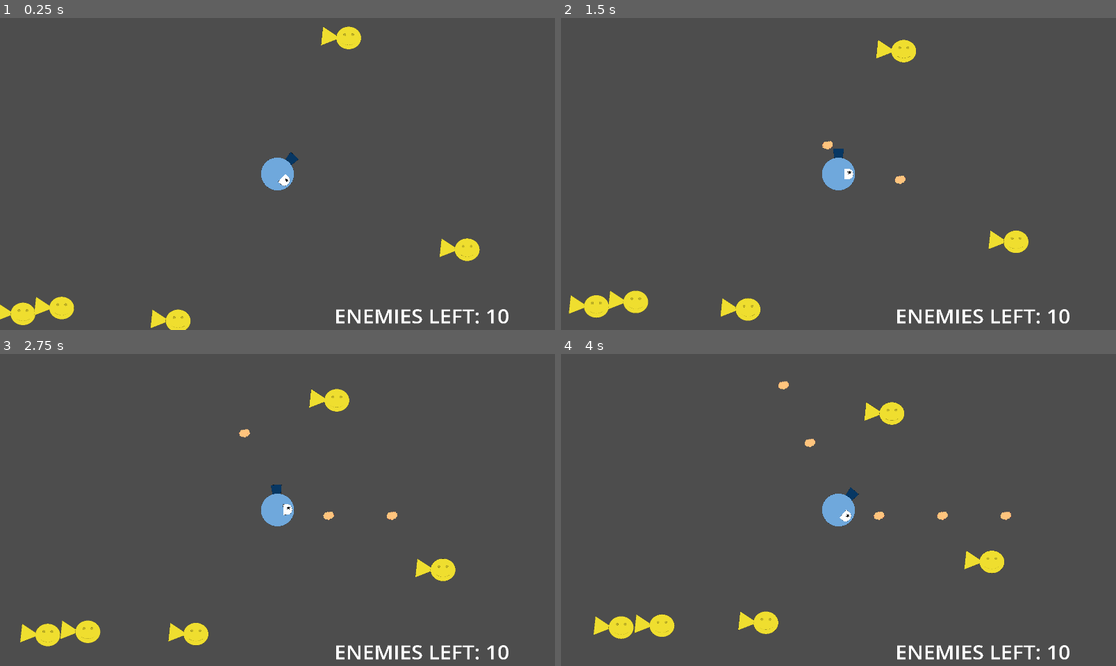
Above: before the commit, frames 1-4 (two rows, left to right).
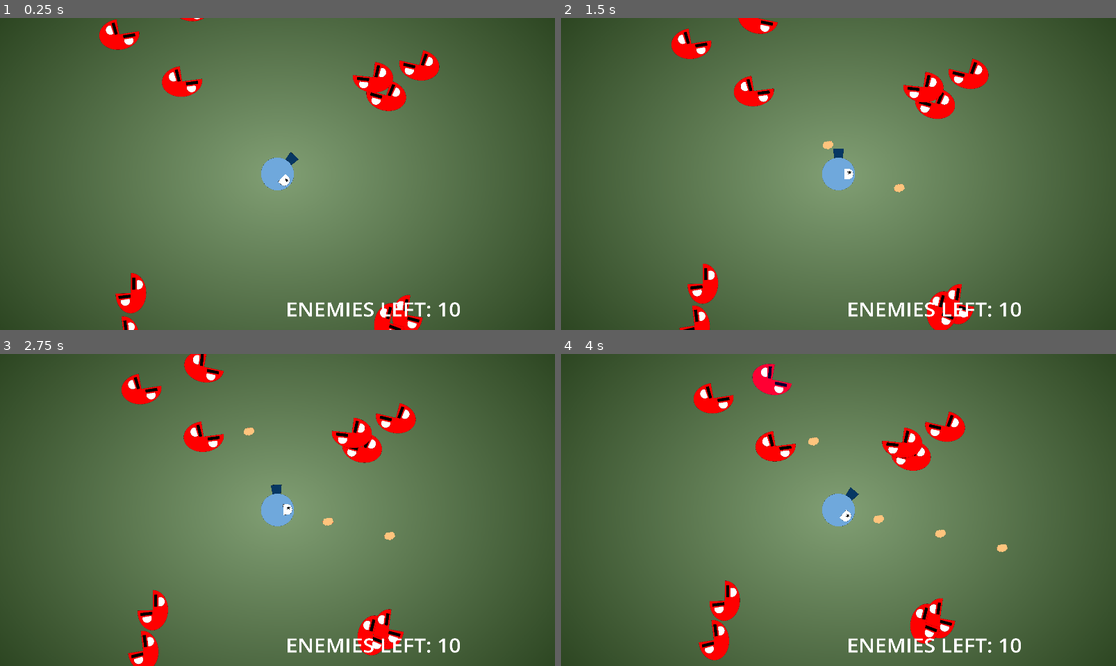
Above: after the commit, the same moments.

Repository: aeriab/Astroid-rage
Game: Godot game, scene res://scenes/game.tscn
The game is run twice, just before and just after one commit, with the same random seed, the same clock (stepped at 60 frames per second) and the same inputs.
Inputs:
- Up to frame 1 (0.25 s): no input
- Up to frame 2 (1.5 s): tap Enter (ui_accept) at 0.5, 0.77 s; hold Right (ui_right) from 0.53 s (still down); tap Space (switch) at 0.6, 1.35 s
- Up to frame 3 (2.75 s): tap Enter (ui_accept) at 1.52 s; release Right (ui_right) at 2.03 s; hold Left (ui_left) from 2.03 s (still down); tap Space (switch) at 2.1 s
- Up to frame 4 (4 s): release Left (ui_left) at 2.78 s; hold Right (ui_right) from 2.78 s (still down); tap Space (switch) at 2.85, 3.6 s; tap Enter (ui_accept) at 3.02, 3.77 s

The runs differ from the first frame. In frame 1, 82% of the frame differs, in the area x 0-100%, y 0-100%; in frame 2, 82%; in frame 3, 82%; in frame 4, 82%.

Commit message:
Splatcho Begginning
Splatcho

Diff:
--- a/project.godot
+++ b/project.godot
@@ -10,7 +10,7 @@
 
 [application]
 
-config/name="Astroid-rage"
+config/name="Splatcho"
 run/main_scene="res://scenes/game.tscn"
 config/features=PackedStringArray("4.2", "Forward Plus")
 config/icon="res://icon.svg"
--- /dev/null
+++ b/scenes/LevelCircle.tscn
@@ -0,0 +1,26 @@
+[gd_scene load_steps=4 format=3 uid="uid://bu5k7npfyyfio"]
+
+[ext_resource type="Shader" path="res://shaders/LevelCircle.gdshader" id="1_mjmj6"]
+[ext_resource type="Texture2D" uid="uid://divobbi45oy3d" path="res://assets/Level Circle Splatcho.png" id="2_lsjyv"]
+
+[sub_resource type="ShaderMaterial" id="ShaderMaterial_e5ws7"]
+shader = ExtResource("1_mjmj6")
+
+[node name="Level Circle" type="Node2D"]
+
+[node name="Control" type="Control" parent="."]
+layout_direction = 2
+layout_mode = 3
+anchors_preset = 3
+anchor_left = 1.0
+anchor_top = 1.0
+anchor_right = 1.0
+anchor_bottom = 1.0
+offset_left = -442.0
+offset_top = -44.0
+grow_horizontal = 0
+grow_vertical = 0
+
+[node name="LevelCircleSplatcho" type="Sprite2D" parent="."]
+material = SubResource("ShaderMaterial_e5ws7")
+texture = ExtResource("2_lsjyv")
--- a/scenes/game.tscn
+++ b/scenes/game.tscn
@@ -1,62 +1,63 @@
-[gd_scene load_steps=20 format=3 uid="uid://b3yppwif0chd5"]
+[gd_scene load_steps=21 format=3 uid="uid://b3yppwif0chd5"]
 
 [ext_resource type="Script" path="res://scripts/Obstacle.gd" id="1_vlman"]
 [ext_resource type="Texture2D" uid="uid://c7fsqhg7x7u5q" path="res://assets/Tank Bird.png" id="2_ujku6"]
 [ext_resource type="Script" path="res://scripts/BulletHandler.gd" id="3_ojs0q"]
-[ext_resource type="PackedScene" uid="uid://bxm3i502jvnv2" path="res://scenes/goldyArea.tscn" id="4_pt163"]
-[ext_resource type="Shader" path="res://shaders/goldy.gdshader" id="5_ukyet"]
+[ext_resource type="PackedScene" uid="uid://bxm3i502jvnv2" path="res://scenes/redEnemy.tscn" id="4_pt163"]
+[ext_resource type="Shader" path="res://shaders/redEnemy.gdshader" id="5_ukyet"]
 [ext_resource type="Script" path="res://scripts/EnemyLabel.gd" id="5_wxsqs"]
+[ext_resource type="Texture2D" uid="uid://3dftx2hvi7bg" path="res://assets/Splatcho Stage 1 Background (3).png" id="7_phdcr"]
 
 [sub_resource type="CanvasItemMaterial" id="CanvasItemMaterial_4kbpy"]
 
 [sub_resource type="CircleShape2D" id="CircleShape2D_rycil"]
 
-[sub_resource type="ShaderMaterial" id="ShaderMaterial_8nmsx"]
+[sub_resource type="ShaderMaterial" id="ShaderMaterial_1yvqp"]
 resource_local_to_scene = true
 shader = ExtResource("5_ukyet")
 shader_parameter/damage_value = 0.0
 
-[sub_resource type="ShaderMaterial" id="ShaderMaterial_gv0qx"]
+[sub_resource type="ShaderMaterial" id="ShaderMaterial_0mmyt"]
 resource_local_to_scene = true
 shader = ExtResource("5_ukyet")
 shader_parameter/damage_value = 0.0
 
-[sub_resource type="ShaderMaterial" id="ShaderMaterial_osu1i"]
+[sub_resource type="ShaderMaterial" id="ShaderMaterial_qlijh"]
 resource_local_to_scene = true
 shader = ExtResource("5_ukyet")
 shader_parameter/damage_value = 0.0
 
-[sub_resource type="ShaderMaterial" id="ShaderMaterial_w0qqo"]
+[sub_resource type="ShaderMaterial" id="ShaderMaterial_mrv0o"]
 resource_local_to_scene = true
 shader = ExtResource("5_ukyet")
 shader_parameter/damage_value = 0.0
 
-[sub_resource type="ShaderMaterial" id="ShaderMaterial_47dj5"]
+[sub_resource type="ShaderMaterial" id="ShaderMaterial_cxqgk"]
 resource_local_to_scene = true
 shader = ExtResource("5_ukyet")
 shader_parameter/damage_value = 0.0
 
-[sub_resource type="ShaderMaterial" id="ShaderMaterial_fhco4"]
+[sub_resource type="ShaderMaterial" id="ShaderMaterial_pbkjy"]
 resource_local_to_scene = true
 shader = ExtResource("5_ukyet")
 shader_parameter/damage_value = 0.0
 
-[sub_resource type="ShaderMaterial" id="ShaderMaterial_w2y8e"]
+[sub_resource type="ShaderMaterial" id="ShaderMaterial_upc6w"]
 resource_local_to_scene = true
 shader = ExtResource("5_ukyet")
 shader_parameter/damage_value = 0.0
 
-[sub_resource type="ShaderMaterial" id="ShaderMaterial_cdpbn"]
+[sub_resource type="ShaderMaterial" id="ShaderMaterial_awlvt"]
 resource_local_to_scene = true
 shader = ExtResource("5_ukyet")
 shader_parameter/damage_value = 0.0
 
-[sub_resource type="ShaderMaterial" id="ShaderMaterial_s31ge"]
+[sub_resource type="ShaderMaterial" id="ShaderMaterial_4vn07"]
 resource_local_to_scene = true
 shader = ExtResource("5_ukyet")
 shader_parameter/damage_value = 0.0
 
-[sub_resource type="ShaderMaterial" id="ShaderMaterial_3g4i7"]
+[sub_resource type="ShaderMaterial" id="ShaderMaterial_gcmnn"]
 resource_local_to_scene = true
 shader = ExtResource("5_ukyet")
 shader_parameter/damage_value = 0.0
@@ -70,6 +71,9 @@
 z_index = 1
 script = ExtResource("1_vlman")
 
+[node name="SnoutPosition" type="Node2D" parent="BirdBod"]
+position = Vector2(0, -300)
+
 [node name="TankBird" type="Sprite2D" parent="BirdBod"]
 texture = ExtResource("2_ujku6")
 
@@ -81,62 +85,76 @@
 [node name="Camera2D" type="Camera2D" parent="BirdBod"]
 zoom = Vector2(0.2, 0.2)
 
-[node name="SnoutPosition" type="Node2D" parent="BirdBod"]
-position = Vector2(0, -300)
-
 [node name="BulletHandler" type="Node" parent="."]
 script = ExtResource("3_ojs0q")
 
-[node name="FishyEnemys" type="Node" parent="."]
+[node name="RedEnemies" type="Node" parent="."]
 unique_name_in_owner = true
 
-[node name="GoldyArea" parent="FishyEnemys" instance=ExtResource("4_pt163")]
-material = SubResource("ShaderMaterial_8nmsx")
-position = Vector2(-5503, -2501)
+[node name="RedEnemy" parent="RedEnemies" instance=ExtResource("4_pt163")]
+material = SubResource("ShaderMaterial_1yvqp")
+position = Vector2(-5595.75, -2486.51)
+scale = Vector2(1.21821, 1.21821)
 
-[node name="GoldyArea2" parent="FishyEnemys" instance=ExtResource("4_pt163")]
-material = SubResource("ShaderMaterial_gv0qx")
-position = Vector2(-5503, -2501)
+[node name="RedEnemy2" parent="RedEnemies" instance=ExtResource("4_pt163")]
+material = SubResource("ShaderMaterial_0mmyt")
+position = Vector2(-5595.75, -2486.51)
+scale = Vector2(1.21821, 1.21821)
 
-[node name="GoldyArea3" parent="FishyEnemys" instance=ExtResource("4_pt163")]
-material = SubResource("ShaderMaterial_osu1i")
-position = Vector2(-5503, -2501)
+[node name="RedEnemy3" parent="RedEnemies" instance=ExtResource("4_pt163")]
+material = SubResource("ShaderMaterial_qlijh")
+position = Vector2(-5595.75, -2486.51)
+scale = Vector2(1.21821, 1.21821)
 
-[node name="GoldyArea4" parent="FishyEnemys" instance=ExtResource("4_pt163")]
-material = SubResource("ShaderMaterial_w0qqo")
-position = Vector2(-5503, -2501)
+[node name="RedEnemy4" parent="RedEnemies" instance=ExtResource("4_pt163")]
+material = SubResource("ShaderMaterial_mrv0o")
+position = Vector2(-5595.75, -2486.51)
+scale = Vector2(1.21821, 1.21821)
 
-[node name="GoldyArea5" parent="FishyEnemys" instance=ExtResource("4_pt163")]
-material = SubResource("ShaderMaterial_47dj5")
-position = Vector2(-5503, -2501)
+[node name="RedEnemy5" parent="RedEnemies" instance=ExtResource("4_pt163")]
+material = SubResource("ShaderMaterial_cxqgk")
+position = Vector2(-5595.75, -2486.51)
+scale = Vector2(1.21821, 1.21821)
 
-[node name="GoldyArea6" parent="FishyEnemys" instance=ExtResource("4_pt163")]
-material = SubResource("ShaderMaterial_fhco4")
-position = Vector2(-5503, -2501)
+[node name="RedEnemy6" parent="RedEnemies" instance=ExtResource("4_pt163")]
+material = SubResource("ShaderMaterial_pbkjy")
+position = Vector2(-5595.75, -2486.51)
+scale = Vector2(1.21821, 1.21821)
 
-[node name="GoldyArea7" parent="FishyEnemys" instance=ExtResource("4_pt163")]
-material = SubResource("ShaderMaterial_w2y8e")
-position = Vector2(-5503, -2501)
+[node name="RedEnemy7" parent="RedEnemies" instance=ExtResource("4_pt163")]
+material = SubResource("ShaderMaterial_upc6w")
+position = Vector2(-5595.75, -2486.51)
+scale = Vector2(1.21821, 1.21821)
 
-[node name="GoldyArea8" parent="FishyEnemys" instance=ExtResource("4_pt163")]
-material = SubResource("ShaderMaterial_cdpbn")
-position = Vector2(-5503, -2501)
+[node name="RedEnemy8" parent="RedEnemies" instance=ExtResource("4_pt163")]
+material = SubResource("ShaderMaterial_awlvt")
+position = Vector2(-5595.75, -2486.51)
+scale = Vector2(1.21821, 1.21821)
 
-[node name="GoldyArea9" parent="FishyEnemys" instance=ExtResource("4_pt163")]
-material = SubResource("ShaderMaterial_s31ge")
-position = Vector2(-5503, -2501)
+[node name="RedEnemy9" parent="RedEnemies" instance=ExtResource("4_pt163")]
+material = SubResource("ShaderMaterial_4vn07")
+position = Vector2(-5595.75, -2486.51)
+scale = Vector2(1.21821, 1.21821)
 
-[node name="GoldyArea10" parent="FishyEnemys" instance=ExtResource("4_pt163")]
-material = SubResource("ShaderMaterial_3g4i7")
-position = Vector2(-5503, -2501)
+[node name="RedEnemy10" parent="RedEnemies" instance=ExtResource("4_pt163")]
+material = SubResource("ShaderMaterial_gcmnn")
+position = Vector2(-5595.75, -2486.51)
+scale = Vector2(1.21821, 1.21821)
 
 [node name="Texts" type="Node" parent="."]
 
 [node name="EnemyLabel" type="Label" parent="Texts"]
-offset_left = 983.0
-offset_top = 2224.0
-offset_right = 6765.0
-offset_bottom = 3315.0
+anchors_preset = 3
+anchor_left = 1.0
+anchor_top = 1.0
+anchor_right = 1.0
+anchor_bottom = 1.0
+offset_left = -861.0
+offset_top = 1025.0
+offset_right = 4921.0
+offset_bottom = 2116.0
+grow_horizontal = 0
+grow_vertical = 0
 scale = Vector2(0.452112, 0.42142)
 theme_override_font_sizes/font_size = 800
 text = "ENEMIES LEFT: "
@@ -162,3 +180,8 @@
 position = Vector2(0, -3000)
 rotation = 3.14159
 shape = SubResource("WorldBoundaryShape2D_lp687")
+
+[node name="SplatchoStage1Background(3)" type="Sprite2D" parent="."]
+position = Vector2(13.1335, 11.4919)
+scale = Vector2(8.36952, 6.2341)
+texture = ExtResource("7_phdcr")
--- a/scenes/goldy.tscn
+++ b/scenes/goldy.tscn
@@ -1,7 +1,7 @@
 [gd_scene load_steps=9 format=3 uid="uid://ctvdyertybvkv"]
 
 [ext_resource type="Texture2D" uid="uid://q51wxcvn6nua" path="res://assets/Goldfish.png" id="1_dnqmt"]
-[ext_resource type="Shader" path="res://shaders/goldy.gdshader" id="1_mqg7m"]
+[ext_resource type="Shader" path="res://shaders/redEnemy.gdshader" id="1_mqg7m"]
 [ext_resource type="Script" path="res://scripts/OutdatedScript/GoldyCharBody.gd" id="2_3nxxu"]
 [ext_resource type="Script" path="res://scripts/GoldfishSprite.gd" id="4_y0rfd"]
 
--- a/scenes/goldyArea.tscn
+++ /dev/null
@@ -1,36 +0,0 @@
-[gd_scene load_steps=6 format=3 uid="uid://bxm3i502jvnv2"]
-
-[ext_resource type="Shader" path="res://shaders/goldy.gdshader" id="1_0slfb"]
-[ext_resource type="Script" path="res://scripts/GoldyArea2D.gd" id="2_peq7b"]
-[ext_resource type="Texture2D" uid="uid://q51wxcvn6nua" path="res://assets/Goldfish.png" id="3_ijdjv"]
-
-[sub_resource type="ShaderMaterial" id="ShaderMaterial_g6bmg"]
-resource_local_to_scene = true
-shader = ExtResource("1_0slfb")
-shader_parameter/damage_value = 0.0
-
-[sub_resource type="CircleShape2D" id="CircleShape2D_kf688"]
-
-[node name="GoldyArea" type="Area2D"]
-material = SubResource("ShaderMaterial_g6bmg")
-position = Vector2(-8, 16)
-script = ExtResource("2_peq7b")
-
-[node name="Goldfish" type="Sprite2D" parent="."]
-use_parent_material = true
-position = Vector2(-2, -8)
-texture = ExtResource("3_ijdjv")
-
-[node name="CollisionShape2D" type="CollisionShape2D" parent="."]
-visible = false
-position = Vector2(129, -23)
-scale = Vector2(22.021, 19.7792)
-shape = SubResource("CircleShape2D_kf688")
-
-[node name="CollisionPolygon2D" type="CollisionPolygon2D" parent="."]
-visible = false
-position = Vector2(2, -5)
-rotation = -0.0121245
-polygon = PackedVector2Array(-351.32, 106.748, -314, -220, -12.7808, -18.1563)
-
-[connection signal="area_entered" from="." to="." method="_on_area_entered"]
--- /dev/null
+++ b/scenes/redEnemy.tscn
@@ -0,0 +1,41 @@
+[gd_scene load_steps=6 format=3 uid="uid://bxm3i502jvnv2"]
+
+[ext_resource type="Shader" path="res://shaders/redEnemy.gdshader" id="1_0slfb"]
+[ext_resource type="Script" path="res://scripts/GoldyArea2D.gd" id="2_peq7b"]
+[ext_resource type="Texture2D" uid="uid://cwrtpd1jy1myd" path="res://assets/Splatcho Enemy.png" id="3_nkhi3"]
+[ext_resource type="Texture2D" uid="uid://mdndm1kojvgn" path="res://assets/GameProjectile.png" id="4_dwtqd"]
+
+[sub_resource type="ShaderMaterial" id="ShaderMaterial_g6bmg"]
+resource_local_to_scene = true
+shader = ExtResource("1_0slfb")
+shader_parameter/damage_value = 0.0
+
+[node name="RedEnemy" type="Area2D"]
+material = SubResource("ShaderMaterial_g6bmg")
+position = Vector2(-8, 16)
+script = ExtResource("2_peq7b")
+
+[node name="SplatchoEnemy" type="Sprite2D" parent="."]
+use_parent_material = true
+position = Vector2(10, -90)
+texture = ExtResource("3_nkhi3")
+
+[node name="CollisionPolygon2D_right" type="CollisionPolygon2D" parent="."]
+visible = false
+position = Vector2(249, -33)
+rotation = -0.0121245
+polygon = PackedVector2Array(-239.316, -57.9058, -46.6258, -278.586, -3.34436, -219.057, 14.5025, -123.833, -0.502838, -41.0091, -68.9528, 78.1698, -134.736, 142.377, -206.228, 182.513, -288.477, 202.517, -365.386, 194.584, -427.981, 160.823)
+
+[node name="CollisionPolygon2D_left" type="CollisionPolygon2D" parent="."]
+visible = false
+position = Vector2(-97, -59)
+rotation = -0.0121245
+polygon = PackedVector2Array(-102.598, -116.252, -56.9224, -171.703, 107.38, -30.7004, -73.4075, 198.125, -110.932, 158.667, -135.336, 109.367, -144.62, 50.2503, -137.65, -29.6711)
+
+[node name="GameProjectile" type="Sprite2D" parent="."]
+visible = false
+position = Vector2(399, -17)
+scale = Vector2(0.728125, 0.105556)
+texture = ExtResource("4_dwtqd")
+
+[connection signal="area_entered" from="." to="." method="_on_area_entered"]
--- a/scripts/BulletHandler.gd
+++ b/scripts/BulletHandler.gd
@@ -4,10 +4,10 @@
 
 @onready var snout_position = $"../BirdBod/SnoutPosition"
 
-var x = 0
-var y = 0
+var x: float = 0.0
+var y: float = 0.0
 
-var theta = 0
+var theta: float = 0.0
 
 func shoot():
 	var greenspot = GREEN_SPOT.instantiate()
@@ -16,10 +16,12 @@
 	x = snout_position.global_position.x
 	y = snout_position.global_position.y
 
+	var snout_length = sqrt((x * x) + (y * y))
+
 	if y < 0:
-		theta = acos(x / 300)
+		theta = acos(x / snout_length)
 	else:
-		theta = 2 * PI -  acos(x / 300)
+		theta = 2 * PI -  acos(x / snout_length)
 
 	greenspot.set_motion(x,y,theta)
 
--- a/scripts/GoldyArea2D.gd
+++ b/scripts/GoldyArea2D.gd
@@ -1,6 +1,4 @@
 extends Area2D
-
-@onready var goldfish = $Goldfish
 
 var shader_value = material.get_shader_parameter("value")
 var damage_chunk = Global.damage * 0.05
@@ -14,11 +12,12 @@
 
 var innerBoundX = 1000
 var innerBoundY = 1000
-var outerBoundX = 5000
-var outerBoundY = 5000
+var outerBoundX = 3000
+var outerBoundY = 3000
 
-var targetX = 0
-var targetY = 0
+var time_ellapsed = 0
+
+var flipSprite: int = 1
 
 func _ready():
 	randomize()
@@ -27,28 +26,36 @@
 	x = randf_range(innerBoundX,outerBoundX)
 	if randi_range(0,1) == 1:
 		x = -x
+	else:
+		flipSprite = -1
+		#pass
 
 	y = randf_range(innerBoundY,outerBoundY)
 	if randi_range(0,1) == 1:
 		y = -y
 
-	targetX = randi_range(-2000,2000)
-	targetY = randi_range(-1800,-1800)
-
-	hypotenuse = sqrt(((x-targetX) * (x-targetX)) + ((y - targetY) * (y-targetX)))
+	hypotenuse = sqrt((x * x) + (y * y))
 
 	if y < 0:
-		theta = acos((x-targetX) / hypotenuse)
+		theta = acos(x / hypotenuse)
 	else:
-		theta = 2 * PI -  acos((x-targetX) / hypotenuse)
+		theta = 2 * PI -  acos(x / hypotenuse)
+
+	rotation = -theta + PI
+	#if x <= 0:
+		#rotation = (theta - PI)
 
 	monitoring = true
+
 
 func _physics_process(delta):
 	x -= cos(theta) * SPEED * delta
 	y -= -sin(theta) * SPEED * delta
 
+	scale.y = ((sin(time_ellapsed) * 0.2) + 1.0) * flipSprite
+
 	position = Vector2(x,y)
+	time_ellapsed += delta * 5
 
 func addDamage():
 	shader_value = shader_value + damage_chunk
--- a/scripts/Obstacle.gd
+++ b/scripts/Obstacle.gd
@@ -3,12 +3,17 @@
 
 var clockwise = 1
 var SPEED = Global.rotationSpeed
+@export var pause_rot: bool
+@export var starting_rot: float
+
+func _ready():
+	rotation = (starting_rot / 360) * 2 * PI
 
 func _physics_process(delta):
 	if Input.is_action_just_pressed("switch"):
 		clockwise *= -1
-
-	rotation += (SPEED * clockwise * delta)
+	if !pause_rot:
+		rotation += (SPEED * clockwise * delta)
 
 func _on_body_entered(body):
 	if body.name == "GoldCharBody":
--- /dev/null
+++ b/shaders/LevelCircle.gdshader
@@ -0,0 +1,14 @@
+shader_type canvas_item;
+
+void vertex() {
+	// Called for every vertex the material is visible on.
+}
+
+void fragment() {
+
+}
+
+//void light() {
+	// Called for every pixel for every light affecting the CanvasItem.
+	// Uncomment to replace the default light processing function with this one.
+//}
--- a/shaders/goldy.gdshader
+++ b/shaders/redEnemy.gdshader
@@ -1,12 +1,11 @@
 shader_type canvas_item;
 
 uniform float damage_value : hint_range(0,1);
+const float startBiasR = 0.8;
 
 void fragment() {
 	vec4 current_color = texture(TEXTURE,UV);
-	current_color.r += damage_value;
-	current_color.g -= damage_value;
-	current_color.b -= damage_value;
+	current_color.b += damage_value;
 	COLOR = current_color;
 }
 
Binary file added: assets/Level Circle Splatcho.png
Not shown, added: assets/Level Circle Splatcho.png.import
Binary file added: assets/Splatcho Enemy.png
Not shown, added: assets/Splatcho Enemy.png.import
Binary file added: assets/Splatcho Stage 1 Background (3).png
Not shown, added: assets/Splatcho Stage 1 Background (3).png.import
